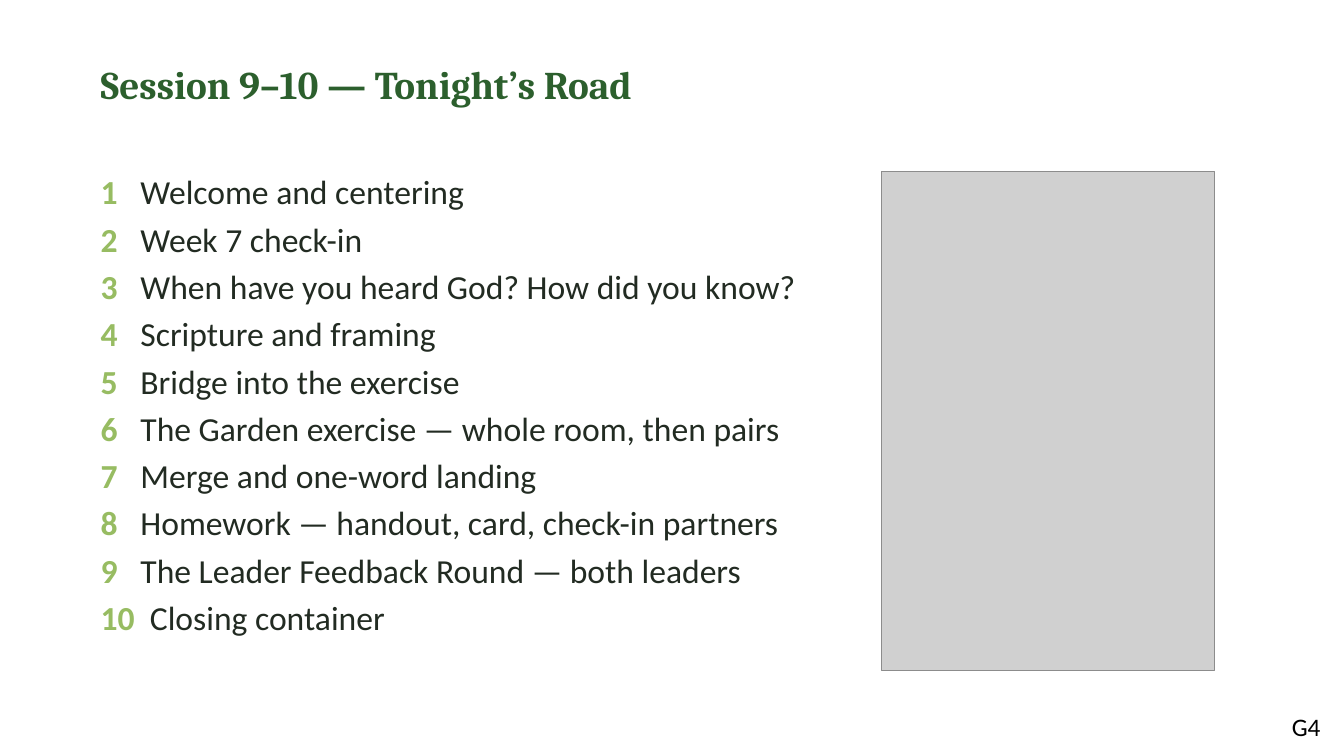
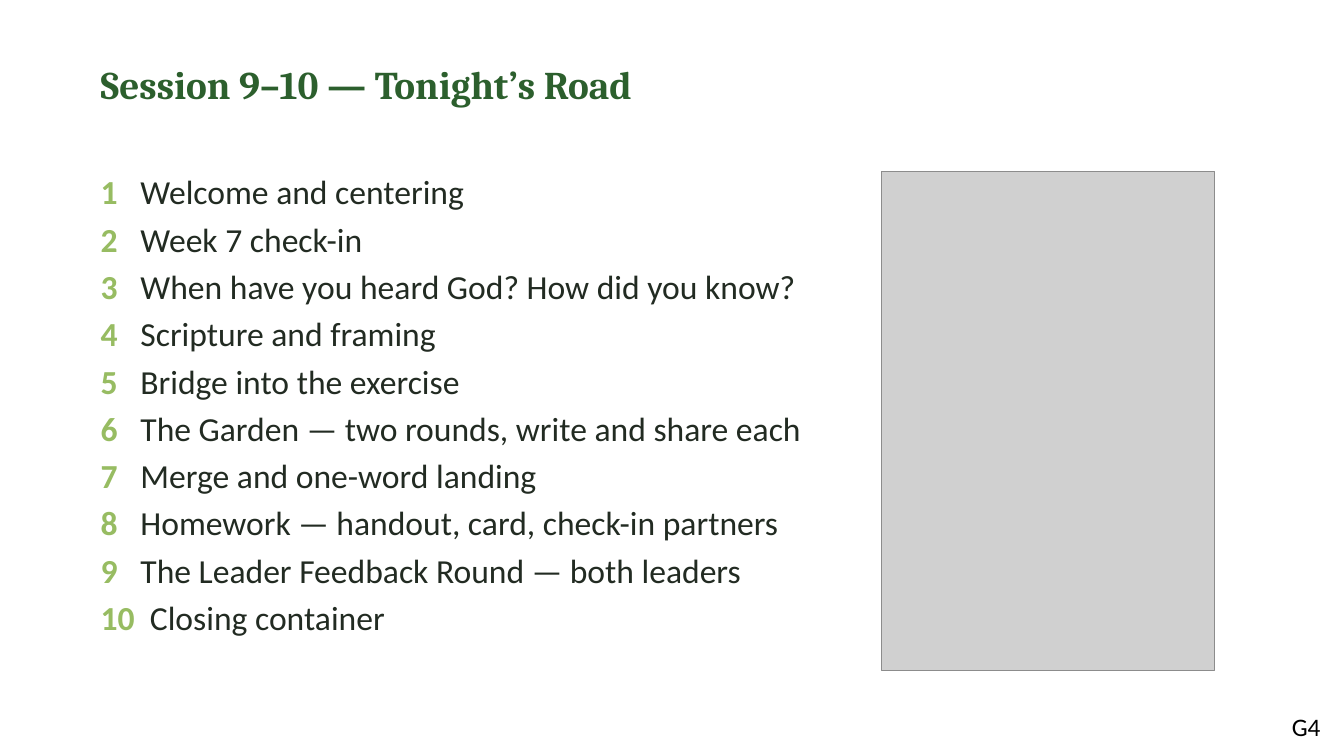
Before and after one commit to jgtittle-ministries/fellowship-of-the-heart-pilot-at-cca-dev, a slide deck: slide 4 of _implementation-notes/evening-series/FotH Evening Session 9-10 Combined Slides DRAFT v1.pptx. Drawn at 1344x756 pixels with LibreOffice and Linux fonts; fonts in the diff are those of the drawing; grey boxes stand for pictures. Boxes give left, top, right and bottom in pixels: in the first picture for what was removed or moved away, otherwise in the second. Text is boxed around its words. In the diff, an @@ line names an element or a change of style, - is before the commit and + after.

```diff
--- a/_implementation-notes/evening-series/FotH Evening Session 9-10 Combined Slides DRAFT v1.pptx
+++ b/_implementation-notes/evening-series/FotH Evening Session 9-10 Combined Slides DRAFT v1.pptx
@@ text at [101, 417, 801, 445]: text changed @@
-6 The Garden exercise — whole room, then pairs
+6 The Garden — two rounds, write and share each
```
Also in this commit, not shown: 8 other slides changed, 1 slide added, 7 other files.
